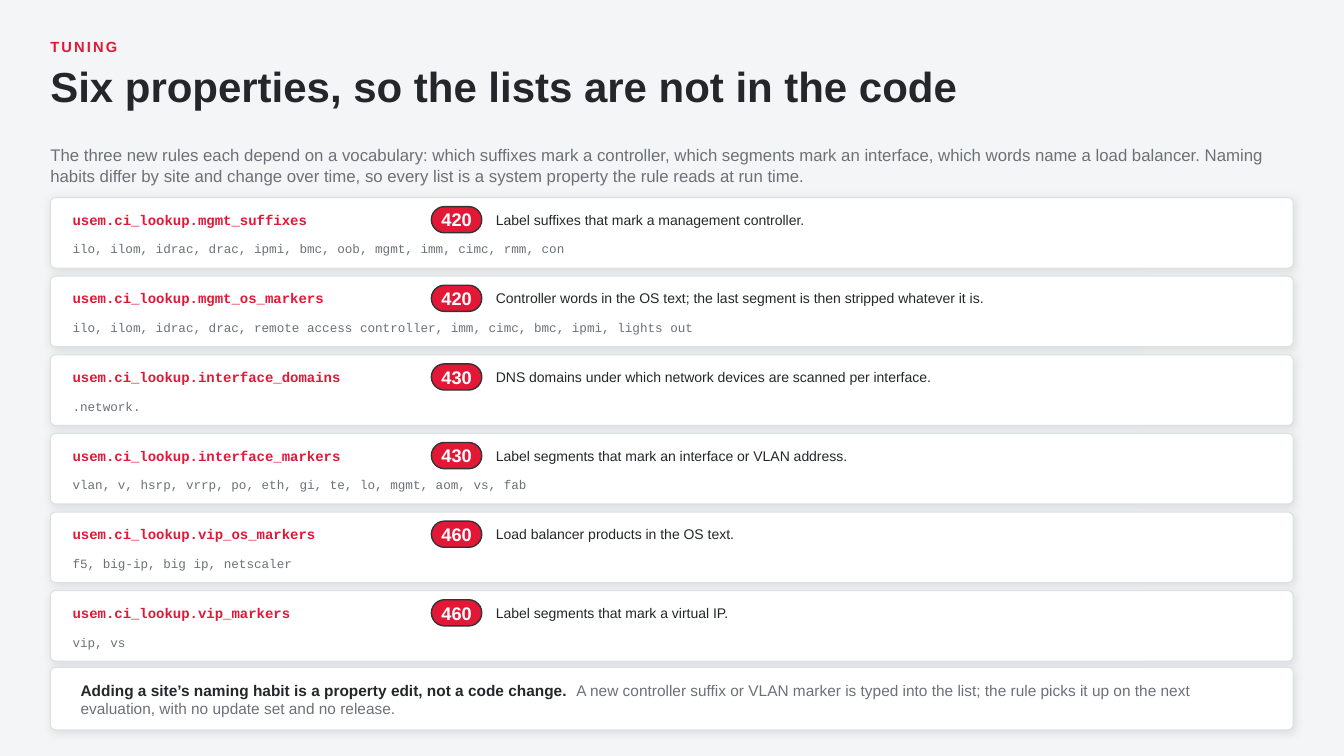
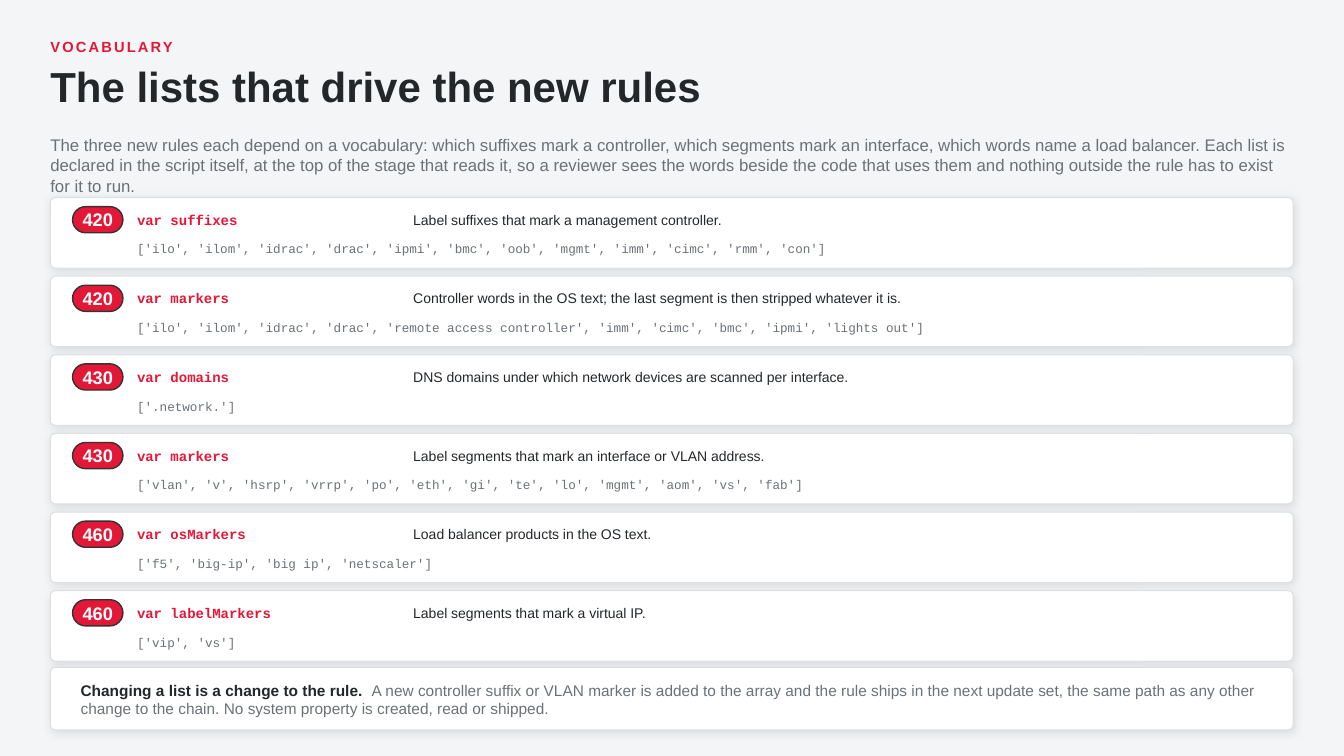
Before and after one commit to singhmihir/py, a slide deck: slide 37 of stories/qualys-ci-lookup-rules/Qualys CI Lookup Rules - Technical Walkthrough.pptx. Drawn at 1344x756 pixels with LibreOffice and Linux fonts; fonts in the diff are those of the drawing. Boxes give left, top, right and bottom in pixels: in the first picture for what was removed or moved away, otherwise in the second. Text is boxed around its words. In the diff, an @@ line names an element or a change of style, - is before the commit and + after.

```diff
--- a/stories/qualys-ci-lookup-rules/Qualys CI Lookup Rules - Technical Walkthrough.pptx
+++ b/stories/qualys-ci-lookup-rules/Qualys CI Lookup Rules - Technical Walkthrough.pptx
@@ text at (x1=50, y1=41, x2=117, y2=52): text changed @@
-TUNING
+VOCABULARY
@@ text at (x1=50, y1=71, x2=700, y2=103): text changed @@
-Six properties, so the lists are not in the code
+The lists that drive the new rules
@@ text at (x1=50, y1=139, x2=1285, y2=192): text changed @@
-The three new rules each depend on a vocabulary: which suffixes mark a controller, which segments mark an interface, which words name a load balancer. Naming habits differ by site and change over time, so every list is a system property the rule reads at run time.
+The three new rules each depend on a vocabulary: which suffixes mark a controller, which segments mark an interface, which words name a load balancer. Each list is declared in the script itself, at the top of the stage that reads it, so a reviewer sees the words beside the code that uses them and nothing outside the rule has to exist for it to run.
@@ text "Label suffixes that mark a ..." moved from (x1=496, y1=215, x2=805, y2=228) to (x1=413, y1=215, x2=722, y2=228) @@
@@ text at (x1=137, y1=215, x2=237, y2=225): text changed @@
-usem.ci_lookup.mgmt_suffixes
+var suffixes
@@ text at (x1=137, y1=244, x2=825, y2=256): text changed @@
-ilo, ilom, idrac, drac, ipmi, bmc, oob, mgmt, imm, cimc, rmm, con
+['ilo', 'ilom', 'idrac', 'drac', 'ipmi', 'bmc', 'oob', 'mgmt', 'imm', 'cimc', 'rmm', 'con']
@@ text removed at (x1=73, y1=293, x2=324, y2=306) @@
-usem.ci_lookup.mgmt_os_markers
@@ text added at (x1=137, y1=293, x2=229, y2=303), 10 pt, text #E31837, bold @@
+var markers
@@ text "Controller words in the OS ..." moved from (x1=496, y1=293, x2=984, y2=306) to (x1=413, y1=293, x2=901, y2=306) @@
@@ text at (x1=137, y1=323, x2=924, y2=335): text changed @@
-ilo, ilom, idrac, drac, remote access controller, imm, cimc, bmc, ipmi, lights out
+['ilo', 'ilom', 'idrac', 'drac', 'remote access controller', 'imm', 'cimc', 'bmc', 'ipmi', 'lights out']
@@ text at (x1=137, y1=372, x2=229, y2=382): text changed @@
-usem.ci_lookup.interface_domains
+var domains
@@ text "DNS domains under which network ..." moved from (x1=496, y1=372, x2=931, y2=385) to (x1=413, y1=372, x2=848, y2=385) @@
@@ text at (x1=137, y1=402, x2=235, y2=414): text changed @@
-.network.
+['.network.']
@@ text "Label segments that mark an ..." moved from (x1=496, y1=451, x2=848, y2=464) to (x1=413, y1=451, x2=765, y2=464) @@
@@ text at (x1=137, y1=451, x2=229, y2=461): text changed @@
-usem.ci_lookup.interface_markers
+var markers
@@ text at (x1=137, y1=480, x2=802, y2=492): text changed @@
-vlan, v, hsrp, vrrp, po, eth, gi, te, lo, mgmt, aom, vs, fab
+['vlan', 'v', 'hsrp', 'vrrp', 'po', 'eth', 'gi', 'te', 'lo', 'mgmt', 'aom', 'vs', 'fab']
@@ text removed at (x1=73, y1=529, x2=316, y2=542) @@
-usem.ci_lookup.vip_os_markers
@@ text added at (x1=137, y1=529, x2=245, y2=539), 10 pt, text #E31837, bold @@
+var osMarkers
@@ text "Load balancer products in the ..." moved from (x1=496, y1=529, x2=734, y2=542) to (x1=413, y1=529, x2=651, y2=542) @@
@@ text at (x1=137, y1=559, x2=432, y2=571): text changed @@
-f5, big-ip, big ip, netscaler
+['f5', 'big-ip', 'big ip', 'netscaler']
@@ text "Label segments that mark a ..." moved from (x1=496, y1=608, x2=728, y2=621) to (x1=413, y1=608, x2=645, y2=621) @@
@@ 6 texts, 6 rounded rectangles moved together from (x1=432, y1=207, x2=482, y2=626) to (x1=73, y1=207, x2=123, y2=626) @@
@@ text removed at (x1=73, y1=608, x2=291, y2=621) @@
-usem.ci_lookup.vip_markers
@@ text added at (x1=137, y1=608, x2=270, y2=618), 10 pt, text #E31837, bold @@
+var labelMarkers
@@ text at (x1=137, y1=638, x2=236, y2=650): text changed @@
-vip, vs
+['vip', 'vs']
@@ text at (x1=81, y1=685, x2=1254, y2=717): text changed @@
-Adding a site’s naming habit is a property edit, not a code change. A new controller suffix or VLAN marker is typed into the list; the rule picks it up on the next evaluation, with no update set and no release.
+Changing a list is a change to the rule. A new controller suffix or VLAN marker is added to the array and the rule ships in the next update set, the same path as any other change to the chain. No system property is created, read or shipped.
```
Also in this commit, not shown: 7 other slides changed, 18 other files.
